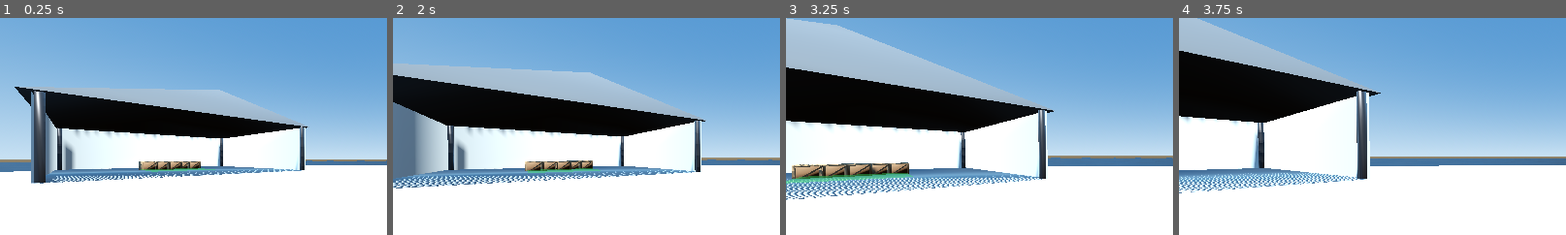
Above: before the commit, frames 1-4 (left to right).
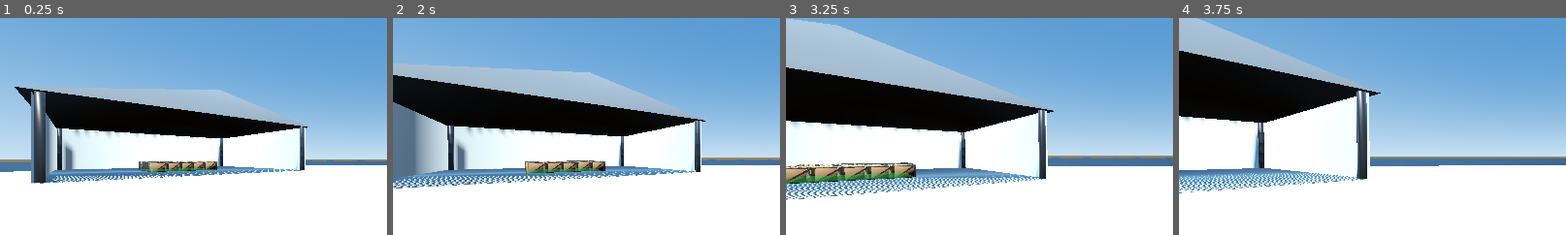
Above: after the commit, the same moments.

Repository: noahssjursen-code/angst-n-anchors
Game: Godot game, scene res://scenes/islands/starting_island/starting_island.tscn
The game is run twice, just before and just after one commit, with the same random seed, the same clock (stepped at 60 frames per second) and the same inputs.
Inputs (mouse positions are % of the whole screen's width and height, from its top left):
- Up to frame 1 (0.25 s): no input
- Up to frame 2 (2 s): tap Enter at 0.5 s; move the mouse to (55, 50) at 0.52 s; hold W (move_forward) from 0.53 s (still down); tap 1 at 0.6 s; tap Space (jump) at 0.77, 1.52 s; tap 2 at 0.8, 1.35 s; move the mouse to (45, 50) at 1.27 s; tap 3 at 1.55 s
- Up to frame 3 (3.25 s): keep holding W (move_forward); move the mouse to (52, 48) at 2.02 s; tap 3 at 2.1 s; tap 4 at 2.3, 2.85 s; move the mouse to (49, 52) at 2.77 s; tap Space (jump) at 3.02 s; tap 5 at 3.05 s
- Up to frame 4 (3.75 s): keep holding W (move_forward); move the mouse to (57, 51) at 3.52 s; tap 5 at 3.6 s
The pictures show only the part of the screen within x 0-50%, y 18-67%; the shares and areas given below are measured in that part.

The runs differ from the first frame. In frame 1, 0.7% of the frame differs, in the area x 36-57%, y 66-71%; in frame 2, 0.9%; in frame 3, 2.1%, in the area x 0-34%, y 66-77%; in frame 4, nothing differs.

Commit message:
add crate loader dev button

Diff:
--- a/scenes/boats/test_boat.tscn
+++ b/scenes/boats/test_boat.tscn
@@ -51,7 +51,7 @@
 
 [node name="PropulsionComponent" type="Node3D" parent="."]
 script = ExtResource("3")
-max_thrust = 150000.0
+max_thrust = 220000.0
 stern_offset = Vector3(0.0, -1.3, 11.0)
 
 [node name="RudderComponent" type="Node3D" parent="."]
@@ -121,6 +121,7 @@
 unit_size_x_m = 1.2
 unit_size_z_m = 1.2
 max_units_override = 24
+visual_crate_height_offset_m = 0.62
 
 [node name="CargoDeck_Aft" type="Node3D" parent="ShipGameplay"]
 position = Vector3(0, 2.04, 6.8)
@@ -130,3 +131,4 @@
 unit_size_x_m = 1.2
 unit_size_z_m = 1.2
 max_units_override = 9
+visual_crate_height_offset_m = 0.62
--- a/scripts/systems/boat/boat_controller.gd
+++ b/scripts/systems/boat/boat_controller.gd
@@ -6,13 +6,23 @@
 ## Activate/deactivate is called by CaptainsChair when the player boards or exits.
 ##
 ## Input mapping:
-##   Throttle — W / S  (move_forward / move_back)
+##   Throttle stage — W / S (move_forward / move_back) increments / decrements stage
+##   Direct stage set — number keys 1..5 (astern..full ahead)
 ##   Rudder   — A / D  (move_left / move_right)
 ##   Docking thruster mode toggle — boat_docking_thrusters (default T)
 ##   Bow + stern crab — Q / R only while docking mode is on (boat_thrust_left / boat_thrust_right)
 
 @export var throttle_response: float = 1.8   # how fast throttle ramps (units/s)
 @export var rudder_response:   float = 3.0
+## Ordered throttle table. Index is the helm stage.
+## Default stages:
+## 0 full astern, 1 stop, 2 dead slow, 3 half, 4 full ahead.
+@export var throttle_stage_values: PackedFloat32Array = PackedFloat32Array([
+	-0.55, 0.0, 0.28, 0.56, 1.0
+])
+@export var stage_label_astem: String = "ASTERN"
+@export var stage_label_stop: String = "STOP"
+@export var stage_label_ahead: String = "AHEAD"
 
 var _active: bool = false
 var _docking_thrusters: bool = false
@@ -20,14 +30,21 @@
 var _throttle: float = 0.0
 var _rudder:   float = 0.0
 var _lateral:  float = 0.0
+var _throttle_stage_idx: int = 1
 
 @onready var _propulsion:    PropulsionComponent  = get_node_or_null("../PropulsionComponent")
 @onready var _rudder_comp:   RudderComponent      = get_node_or_null("../RudderComponent")
 @onready var _bow_thruster:  BowThrusterComponent = get_node_or_null("../BowThrusterComponent")
+@onready var _boat_body: RigidBody3D = get_parent() as RigidBody3D
+
+var _hud_layer: CanvasLayer
+var _hud_label: Label
 
 
 func activate() -> void:
 	_active = true
+	_ensure_hud()
+	_set_hud_visible(true)
 
 
 func deactivate() -> void:
@@ -36,7 +53,9 @@
 	_throttle          = 0.0
 	_rudder            = 0.0
 	_lateral           = 0.0
+	_throttle_stage_idx = _nearest_stage_idx(0.0)
 	_push_to_components()
+	_set_hud_visible(false)
 
 
 func _physics_process(delta: float) -> void:
@@ -48,7 +67,14 @@
 	if Input.is_action_just_pressed("boat_docking_thrusters"):
 		_docking_thrusters = not _docking_thrusters
 
-	var throttle_target: float = -Input.get_axis("move_back", "move_forward")
+	if Input.is_action_just_pressed("move_forward"):
+		_step_throttle_stage(1)
+	elif Input.is_action_just_pressed("move_back"):
+		_step_throttle_stage(-1)
+
+	# Boat mesh is authored with bow at +Z while propulsion uses Godot forward (-Z),
+	# so invert stage command before sending to engine.
+	var throttle_target: float = -_target_throttle_from_stage()
 	var rudder_target:   float = Input.get_axis("move_left", "move_right")
 
 	var lateral_target: float = 0.0
@@ -61,6 +87,34 @@
 	_lateral  = lateral_target
 
 	_push_to_components()
+	_update_hud()
+
+
+func _unhandled_input(event: InputEvent) -> void:
+	if Engine.is_editor_hint() or not _active:
+		return
+	if not (event is InputEventKey):
+		return
+	var key_event := event as InputEventKey
+	if not key_event.pressed or key_event.echo:
+		return
+
+	match key_event.keycode:
+		KEY_1:
+			_set_stage_from_percent(0.0)
+		KEY_2:
+			_set_stage_from_percent(0.25)
+		KEY_3:
+			_set_stage_from_percent(0.5)
+		KEY_4:
+			_set_stage_from_percent(0.75)
+		KEY_5:
+			_set_stage_from_percent(1.0)
+		KEY_X:
+			_set_stage_stop()
+		_:
+			return
+	get_viewport().set_input_as_handled()
 
 
 func _push_to_components() -> void:
@@ -69,3 +123,95 @@
 	if _bow_thruster != null:
 		_bow_thruster.lateral_input = _lateral
 		_bow_thruster.crab_mode = _docking_thrusters
+
+
+func _step_throttle_stage(step: int) -> void:
+	_throttle_stage_idx = clampi(_throttle_stage_idx + step, 0, _stage_count() - 1)
+
+
+func _set_stage_stop() -> void:
+	_throttle_stage_idx = _nearest_stage_idx(0.0)
+
+
+func _set_stage_from_percent(percent: float) -> void:
+	var pct := clampf(percent, 0.0, 1.0)
+	var target := lerpf(0.0, 1.0, pct)
+	var best_idx := _nearest_stage_idx(target)
+	_throttle_stage_idx = best_idx
+
+
+func _stage_count() -> int:
+	return maxi(throttle_stage_values.size(), 2)
+
+
+func _target_throttle_from_stage() -> float:
+	if throttle_stage_values.is_empty():
+		return 0.0
+	var idx := clampi(_throttle_stage_idx, 0, throttle_stage_values.size() - 1)
+	return clampf(throttle_stage_values[idx], -1.0, 1.0)
+
+
+func _nearest_stage_idx(value: float) -> int:
+	if throttle_stage_values.is_empty():
+		return 0
+	var best_idx := 0
+	var best_err := INF
+	for i in range(throttle_stage_values.size()):
+		var err := absf(throttle_stage_values[i] - value)
+		if err < best_err:
+			best_err = err
+			best_idx = i
+	return best_idx
+
+
+func _ensure_hud() -> void:
+	if _hud_layer != null and is_instance_valid(_hud_layer):
+		return
+	_hud_layer = CanvasLayer.new()
+	_hud_layer.name = "BoatHelmHUD"
+	add_child(_hud_layer)
+
+	_hud_label = Label.new()
+	_hud_label.name = "Status"
+	_hud_label.horizontal_alignment = HORIZONTAL_ALIGNMENT_LEFT
+	_hud_label.vertical_alignment = VERTICAL_ALIGNMENT_TOP
+	_hud_label.add_theme_font_size_override("font_size", 22)
+	_hud_label.set_anchors_preset(Control.PRESET_TOP_LEFT)
+	_hud_label.offset_left = 20.0
+	_hud_label.offset_top = 20.0
+	_hud_label.offset_right = 620.0
+	_hud_label.offset_bottom = 200.0
+	_hud_layer.add_child(_hud_label)
+
+
+func _set_hud_visible(on: bool) -> void:
+	if _hud_layer != null:
+		_hud_layer.visible = on
+
+
+func _update_hud() -> void:
+	if _hud_label == null:
+		return
+	var speed_mps := 0.0
+	if _boat_body != null:
+		speed_mps = _boat_body.linear_velocity.length()
+	var speed_knots := speed_mps * 1.943844
+	var stage_name := _throttle_stage_label(_target_throttle_from_stage())
+	var stage_count := _stage_count()
+	_hud_label.text = (
+		"Speed: %.1f kn\nThrottle: %s (%d/%d)\nSet: 1-5 | W/S step | X stop"
+		% [
+			speed_knots,
+			stage_name,
+			_throttle_stage_idx + 1,
+			stage_count,
+		]
+	)
+
+
+func _throttle_stage_label(value: float) -> String:
+	if value < -0.05:
+		return stage_label_astem
+	if value > 0.05:
+		return stage_label_ahead
+	return stage_label_stop
--- a/scripts/systems/boat/captains_chair.gd
+++ b/scripts/systems/boat/captains_chair.gd
@@ -334,3 +334,7 @@
 	)
 	body.global_position = boat.to_global(local_exit)
 	body.velocity = Vector3.ZERO
+
+
+func is_occupied() -> bool:
+	return _occupied
--- a/scripts/systems/cargo/warehouse_cargo_test.gd
+++ b/scripts/systems/cargo/warehouse_cargo_test.gd
@@ -15,8 +15,10 @@
 @export var crate_scale: float = 0.78
 @export var crate_color: Color = Color(0.56, 0.43, 0.30)
 @export var crate_positions_local: Array[Vector3] = []
-@export var contract_demo_crate_count: int = 8
+@export var contract_demo_crate_count: int = 35
 @export var contract_active_demo: bool = true
+## Debug helper key: instantly load all remaining contract crates into ship cargo decks.
+@export var quickload_all_cargo_keycode: int = KEY_K
 @export var carry_visual_scale: float = 0.46
 @export var carry_visual_offset_local: Vector3 = Vector3(0.38, -0.44, -1.15)
 
@@ -37,6 +39,7 @@
 func _process(_delta: float) -> void:
 	if Engine.is_editor_hint() or _prompt_label == null:
 		return
+	_update_debug_zone_visibility()
 	_prompt_label.text = _status_text()
 	_prompt_label.visible = true
 
@@ -44,6 +47,16 @@
 func _unhandled_input(event: InputEvent) -> void:
 	if Engine.is_editor_hint():
 		return
+	if event is InputEventKey:
+		var key_event := event as InputEventKey
+		if (
+			key_event.pressed
+			and not key_event.echo
+			and key_event.keycode == quickload_all_cargo_keycode
+		):
+			_debug_quickload_all_cargo_to_ship()
+			get_viewport().set_input_as_handled()
+			return
 	if not event.is_action_pressed("interact"):
 		return
 
@@ -276,6 +289,51 @@
 	return count
 
 
+func _is_ship_boarded() -> bool:
+	var spawner := get_node_or_null(ship_spawner_path) as ShipSpawner
+	if (
+		spawner == null
+		or spawner.current_ship == null
+		or not is_instance_valid(spawner.current_ship)
+	):
+		return false
+	var chair := spawner.current_ship.find_child("CaptainsChair", true, false)
+	if chair != null and chair.has_method("is_occupied"):
+		return bool(chair.call("is_occupied"))
+	return false
+
+
+func _set_contract_zone_visible(on: bool) -> void:
+	var zone := _contract_zone()
+	if zone != null and "show_debug_area" in zone:
+		zone.set("show_debug_area", on)
+
+
+func _set_ship_deck_zones_visible(on: bool) -> void:
+	var spawner := get_node_or_null(ship_spawner_path) as ShipSpawner
+	if (
+		spawner == null
+		or spawner.current_ship == null
+		or not is_instance_valid(spawner.current_ship)
+	):
+		return
+	if not spawner.current_ship.has_method("get_cargo_decks"):
+		return
+	var decks: Array = spawner.current_ship.call("get_cargo_decks")
+	for d in decks:
+		var deck := d as Node
+		if deck != null and "show_debug_deck_area" in deck:
+			deck.set("show_debug_deck_area", on)
+
+
+func _update_debug_zone_visibility() -> void:
+	var loading_finished := _remaining_crate_count() <= 0 and _carried_units <= 0
+	var boarded := _is_ship_boarded()
+	var zones_visible := not (loading_finished or boarded)
+	_set_contract_zone_visible(zones_visible)
+	_set_ship_deck_zones_visible(zones_visible)
+
+
 func _nearest_player() -> CharacterBody3D:
 	var best: CharacterBody3D = null
 	var best_d2 := INF
@@ -357,6 +415,89 @@
 	_carried_visual = null
 
 
+func _debug_quickload_all_cargo_to_ship() -> void:
+	var spawner := get_node_or_null(ship_spawner_path) as ShipSpawner
+	if (
+		spawner == null
+		or spawner.current_ship == null
+		or not is_instance_valid(spawner.current_ship)
+	):
+		return
+	if not spawner.current_ship.has_method("get_cargo_decks"):
+		return
+
+	var decks: Array = spawner.current_ship.call("get_cargo_decks")
+	if decks.is_empty():
+		return
+
+	var warehouse := _warehouse_root()
+	if warehouse == null:
+		return
+
+	var crates: Array[StaticBody3D] = []
+	for node in warehouse.get_children():
+		if node is StaticBody3D and node.is_in_group(CRATE_GROUP):
+			crates.append(node as StaticBody3D)
+
+	for crate in crates:
+		if crate == null or not is_instance_valid(crate):
+			continue
+		if not _try_debug_add_one_crate_to_any_deck(
+			decks,
+			crate.global_position,
+			"warehouse_crate",
+		):
+			break
+		crate.queue_free()
+
+	if _carried_units > 0:
+		var carry_point := global_position
+		var player := _nearest_player()
+		if player != null:
+			carry_point = player.global_position
+		if _try_debug_add_one_crate_to_any_deck(decks, carry_point, _carried_cargo_id):
+			_carried_units = 0
+			_carried_cargo_id = ""
+			_clear_carried_visual()
+
+
+func _try_debug_add_one_crate_to_any_deck(
+	decks: Array,
+	world_hint: Vector3,
+	cargo_id: String,
+) -> bool:
+	var best_deck: Node = null
+	var best_drop := Vector3.INF
+	var best_dist := INF
+	for d in decks:
+		var deck := d as Node
+		if deck == null:
+			continue
+		if not deck.has_method("get_available_units"):
+			continue
+		if int(deck.call("get_available_units")) <= 0:
+			continue
+		if not deck.has_method("get_nearest_free_slot_world_position"):
+			continue
+		var drop: Vector3 = deck.call("get_nearest_free_slot_world_position", world_hint)
+		if drop == Vector3.INF:
+			continue
+		var d2 := drop.distance_squared_to(world_hint)
+		if d2 < best_dist:
+			best_dist = d2
+			best_deck = deck
+			best_drop = drop
+
+	if best_deck == null:
+		return false
+
+	var id := cargo_id
+	if id.is_empty():
+		id = "warehouse_crate"
+	var ticket: int = best_deck.call("add_cargo", id, 1, crate_mass_kg, best_drop)
+	return ticket > 0
+
+
 func _json_root_has_parts(path: String) -> bool:
 	if path.is_empty() or not FileAccess.file_exists(path):
 		return false
